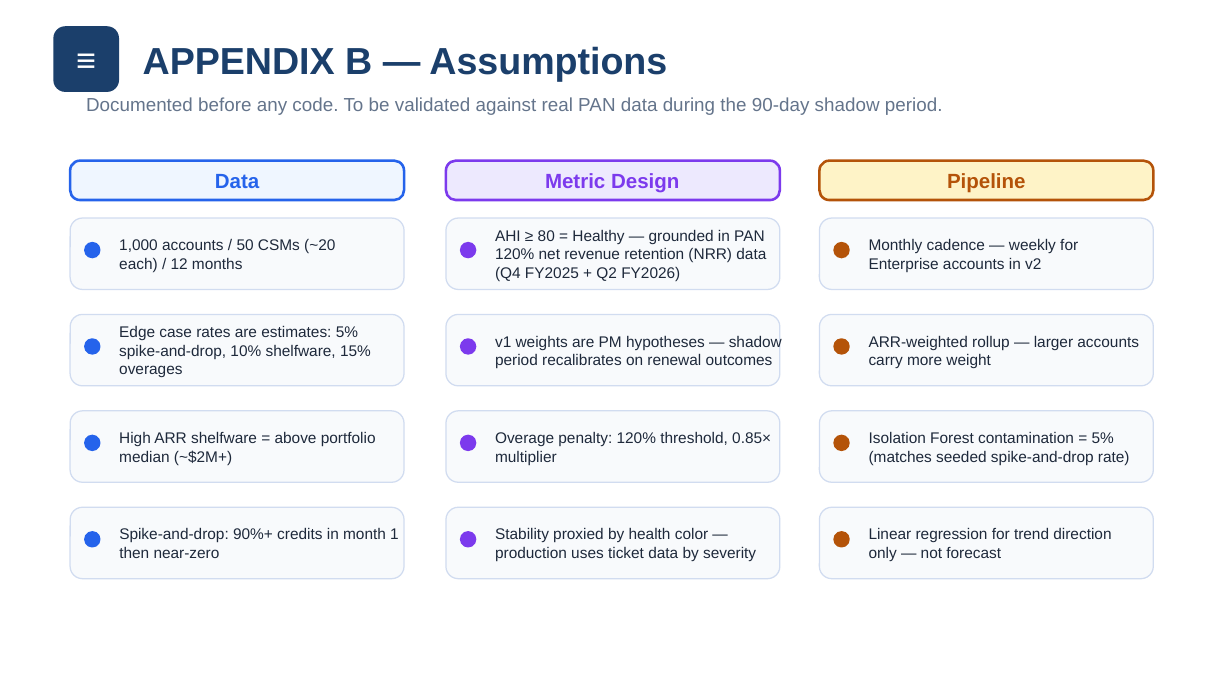
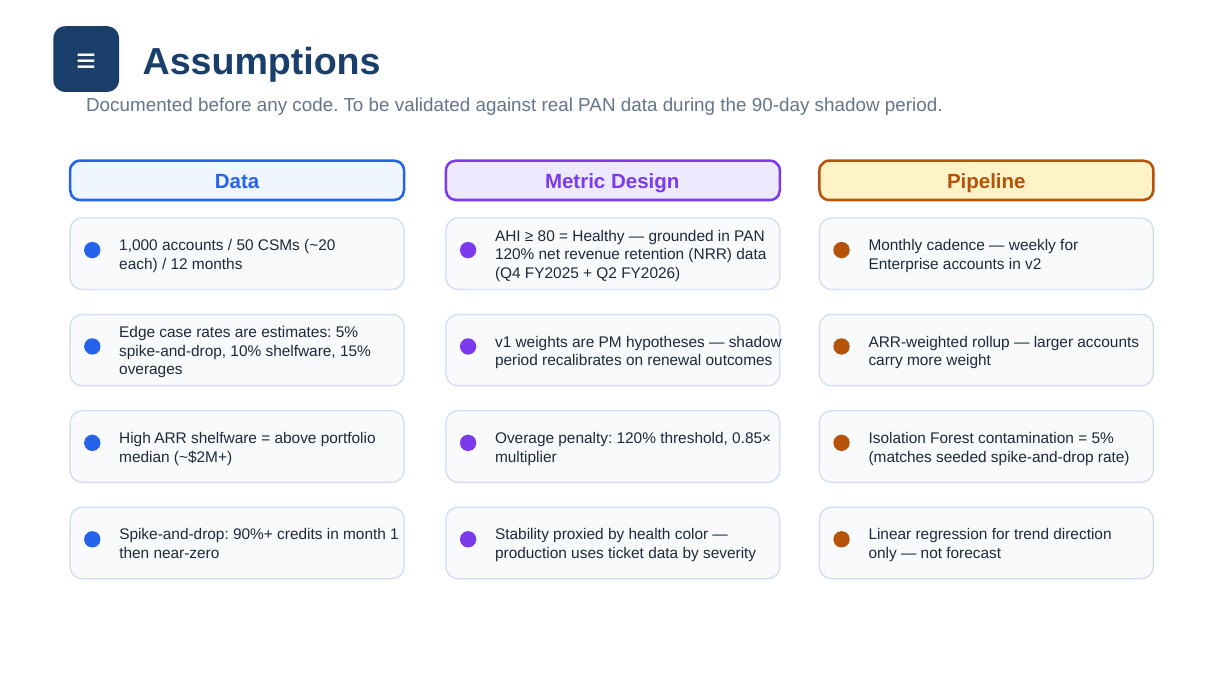
Before and after one commit to anumeharai21090-rgb/pan-ahi-casestudy, a slide deck: slide 10 of docs/AHI_Final_Pitch.pptx (slide 9 before the commit). Drawn at 1232x693 pixels with LibreOffice and Linux fonts; fonts in the diff are those of the drawing. Boxes give left, top, right and bottom in pixels: in the first picture for what was removed or moved away, otherwise in the second. Text is boxed around its words. In the diff, an @@ line names an element or a change of style, - is before the commit and + after.

```diff
--- a/docs/AHI_Final_Pitch.pptx
+++ b/docs/AHI_Final_Pitch.pptx
@@ text at (143,46,381,82): text changed @@
-APPENDIX B — Assumptions
+Assumptions
```
Also in this commit, not shown: 10 other slides changed, 2 slides added, 1 slide removed.
